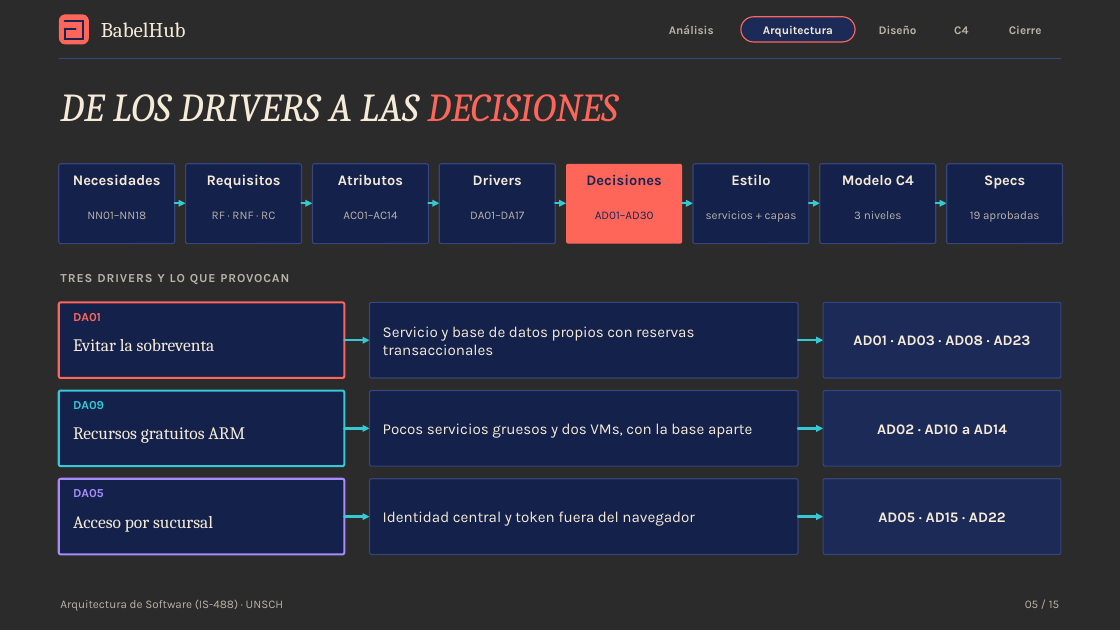
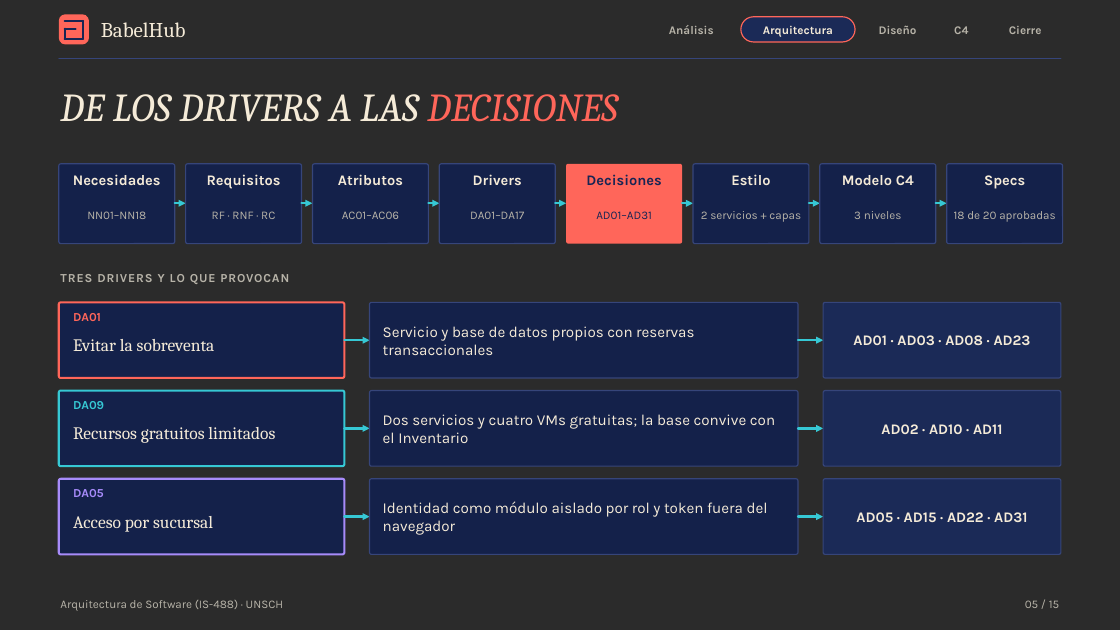
Before and after one commit to P35C4D0R4B1050/BabelHub, a slide deck: slide 5 of docs/BabelHub_Exposicion.pptx. Drawn at 1120x630 pixels with LibreOffice and Linux fonts; fonts in the diff are those of the drawing; background and template pictures are left out; a plain dark background stands for a picture behind light text. Boxes give left, top, right and bottom in pixels: in the first picture for what was removed or moved away, otherwise in the second. Text is boxed around its words. In the diff, an @@ line names an element or a change of style, - is before the commit and + after.

```diff
--- a/docs/BabelHub_Exposicion.pptx
+++ b/docs/BabelHub_Exposicion.pptx
@@ text at box(342, 211, 399, 219): text changed @@
-AC01–AC14
+AC01–AC06
@@ text at box(596, 211, 652, 219): text changed @@
-AD01–AD30
+AD01–AD31
@@ text at box(701, 211, 801, 222): text changed @@
-servicios + capas
+2 servicios + capas
@@ text at box(954, 211, 1055, 222): text changed @@
-19 aprobadas
+18 de 20 aprobadas
@@ text in rounded rectangle at box(383, 414, 775, 443): text changed @@
-Pocos servicios gruesos y dos VMs, con la base aparte
+Dos servicios y cuatro VMs gratuitas; la base convive con el Inventario
@@ text at box(73, 427, 275, 443): text changed @@
-Recursos gratuitos ARM
+Recursos gratuitos limitados
@@ text in rounded rectangle at box(881, 424, 1002, 434): text changed @@
-AD02 · AD10 a AD14
+AD02 · AD10 · AD11
@@ text in rounded rectangle at box(383, 501, 768, 535): text changed @@
-Identidad central y token fuera del navegador
+Identidad como módulo aislado por rol y token fuera del navegador
@@ text in rounded rectangle at box(856, 512, 1027, 522): text changed @@
-AD05 · AD15 · AD22
+AD05 · AD15 · AD22 · AD31
```
Also in this commit, not shown: 10 other slides changed, 30 other files.
